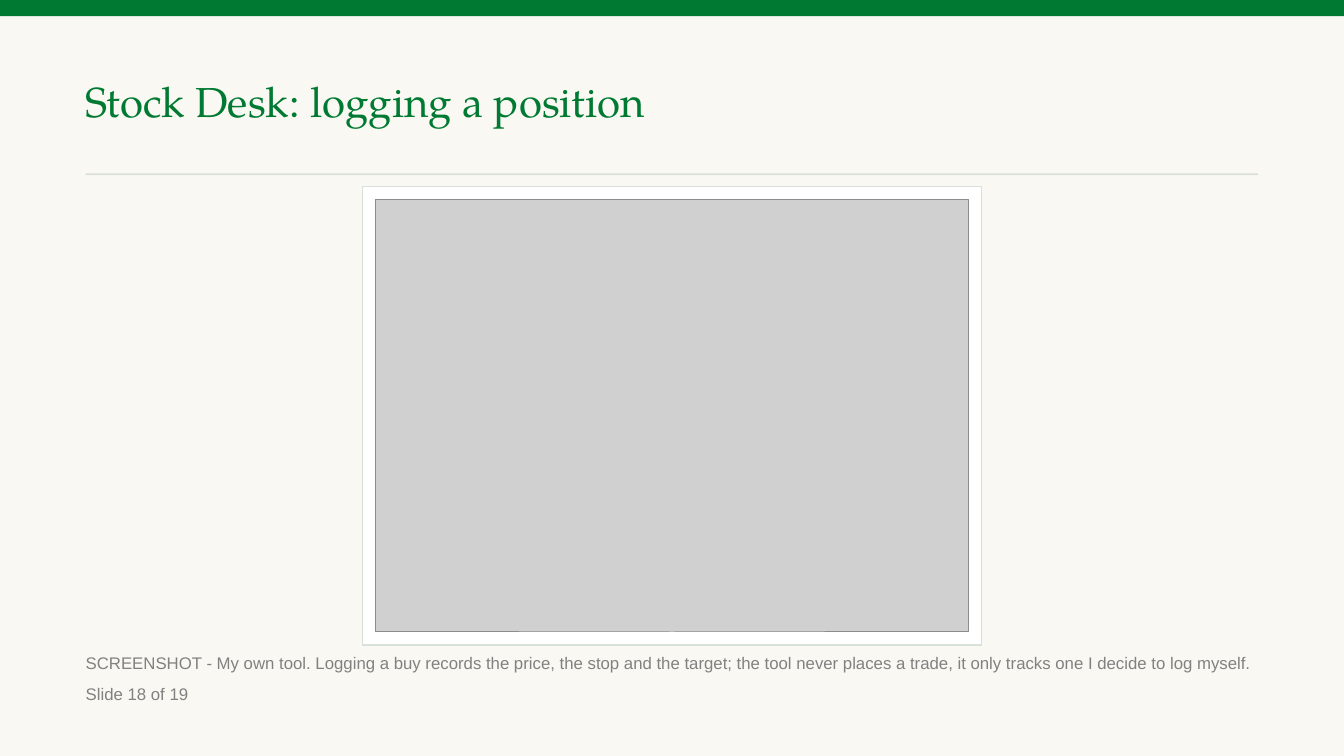
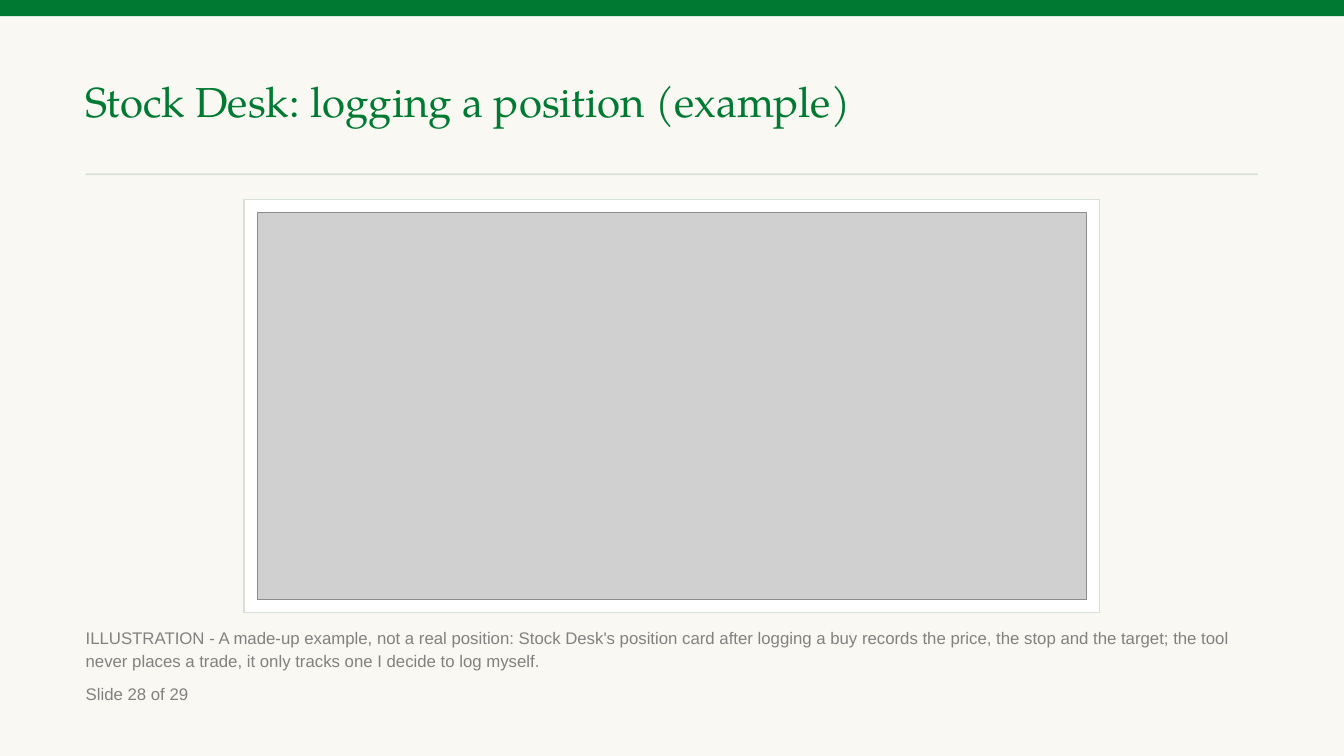
Before and after one commit to benjiesotelo-sudo/Telos_FIN1209, a slide deck: slide 29 of special-lecture/FIN1209-Special-Lecture-AI-Tools.pptx (slide 19 before the commit). Drawn at 1344x756 pixels with LibreOffice and Linux fonts; fonts in the diff are those of the drawing; grey boxes stand for pictures. Boxes give left, top, right and bottom in pixels: in the first picture for what was removed or moved away, otherwise in the second. Text is boxed around its words. In the diff, an @@ line names an element or a change of style, - is before the commit and + after.

```diff
--- a/special-lecture/FIN1209-Special-Lecture-AI-Tools.pptx
+++ b/special-lecture/FIN1209-Special-Lecture-AI-Tools.pptx
@@ text at <box>86,86,850,129</box>: text changed @@
-Stock Desk: logging a position
+Stock Desk: logging a position (example)
@@ rectangle: place and size @@
-rectangle at <box>362,187,981,645</box>
+rectangle at <box>244,200,1100,613</box>
@@ picture: place and size @@
-picture at <box>375,200,968,632</box>
+picture at <box>257,213,1087,600</box>
@@ text at <box>86,632,1228,671</box>: text changed @@
-SCREENSHOT - My own tool. Logging a buy records the price, the stop and the target; the tool never places a trade, it only tracks one I decide to log myself.
+ILLUSTRATION - A made-up example, not a real position: Stock Desk's position card after logging a buy records the price, the stop and the target; the tool never places a trade, it only tracks one I decide to log myself.
@@ text at <box>86,688,189,700</box>: text changed @@
-Slide 18 of 19
+Slide 28 of 29
```
Also in this commit, not shown: 16 other slides changed, 12 slides added, 2 slides removed, 3 other files.
